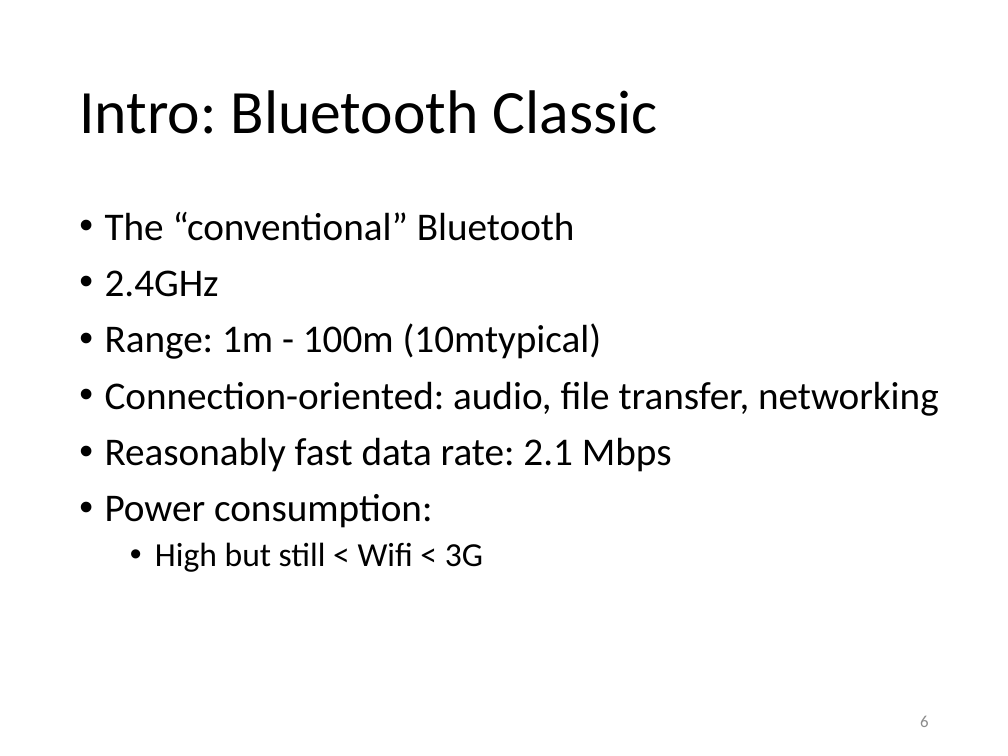
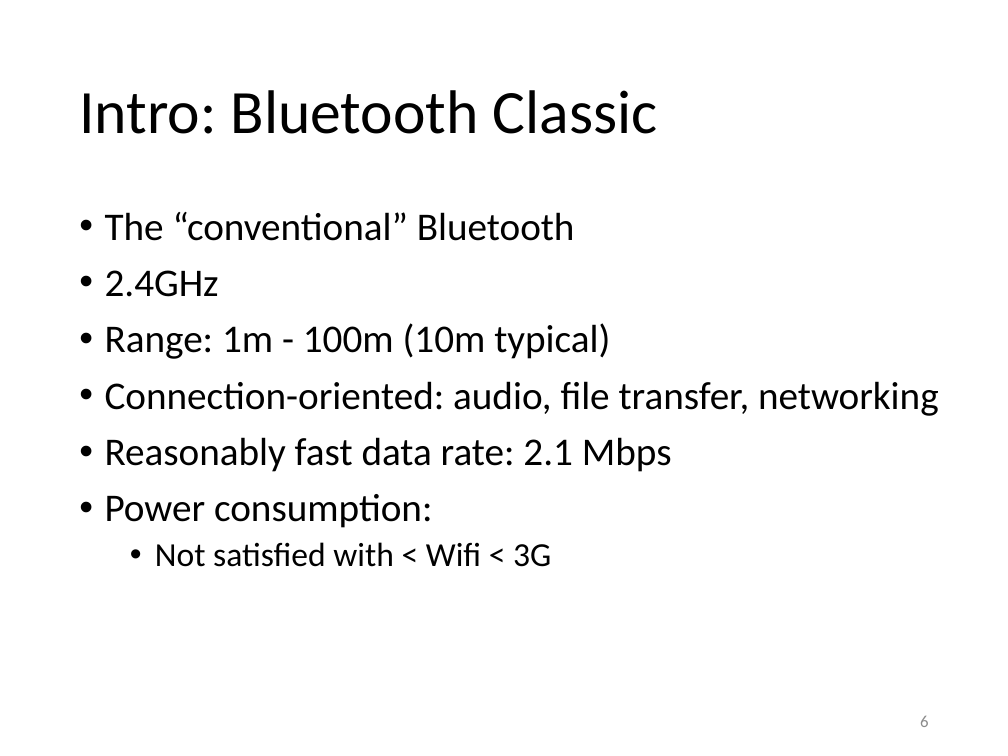
Before and after one commit to yeokm1/intro-to-ble, a slide deck: slide 6 of intro to ble.pptx. Drawn at 1008x756 pixels with LibreOffice and Linux fonts; fonts in the diff are those of the drawing. Boxes give left, top, right and bottom in pixels: in the first picture for what was removed or moved away, otherwise in the second. Text is boxed around its words. In the diff, an @@ line names an element or a change of style, - is before the commit and + after.

```diff
--- a/intro to ble.pptx
+++ b/intro to ble.pptx
@@ text at bbox=[105, 323, 610, 359]: spaces changed @@
-• Range: 1m - 100m (10mtypical)
+• Range: 1m - 100m (10m typical)
@@ text at bbox=[155, 542, 551, 567]: text changed @@
-  • High but still < Wifi < 3G
+  • Not satisfied with < Wifi < 3G
```
Also in this commit, not shown: 18 other slides changed.
